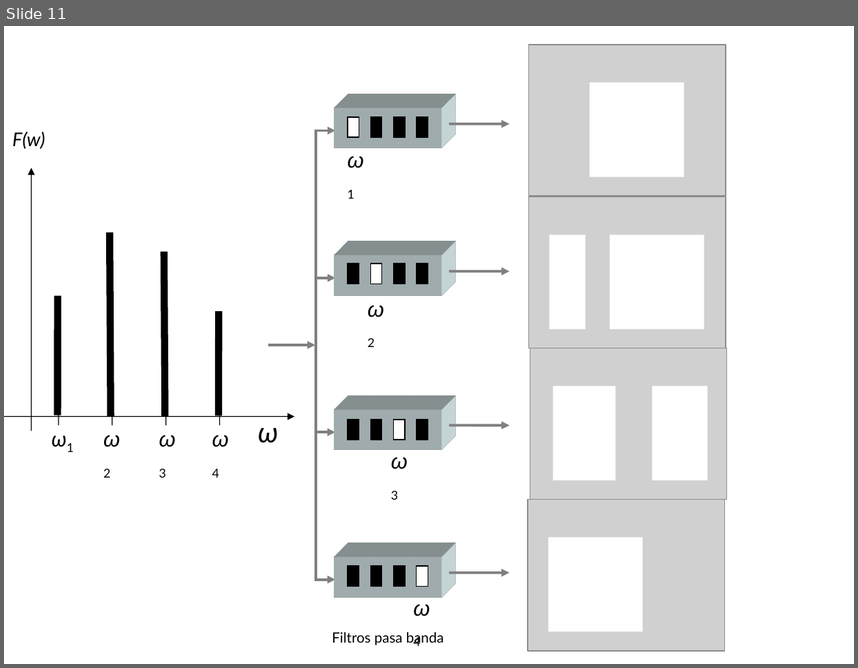
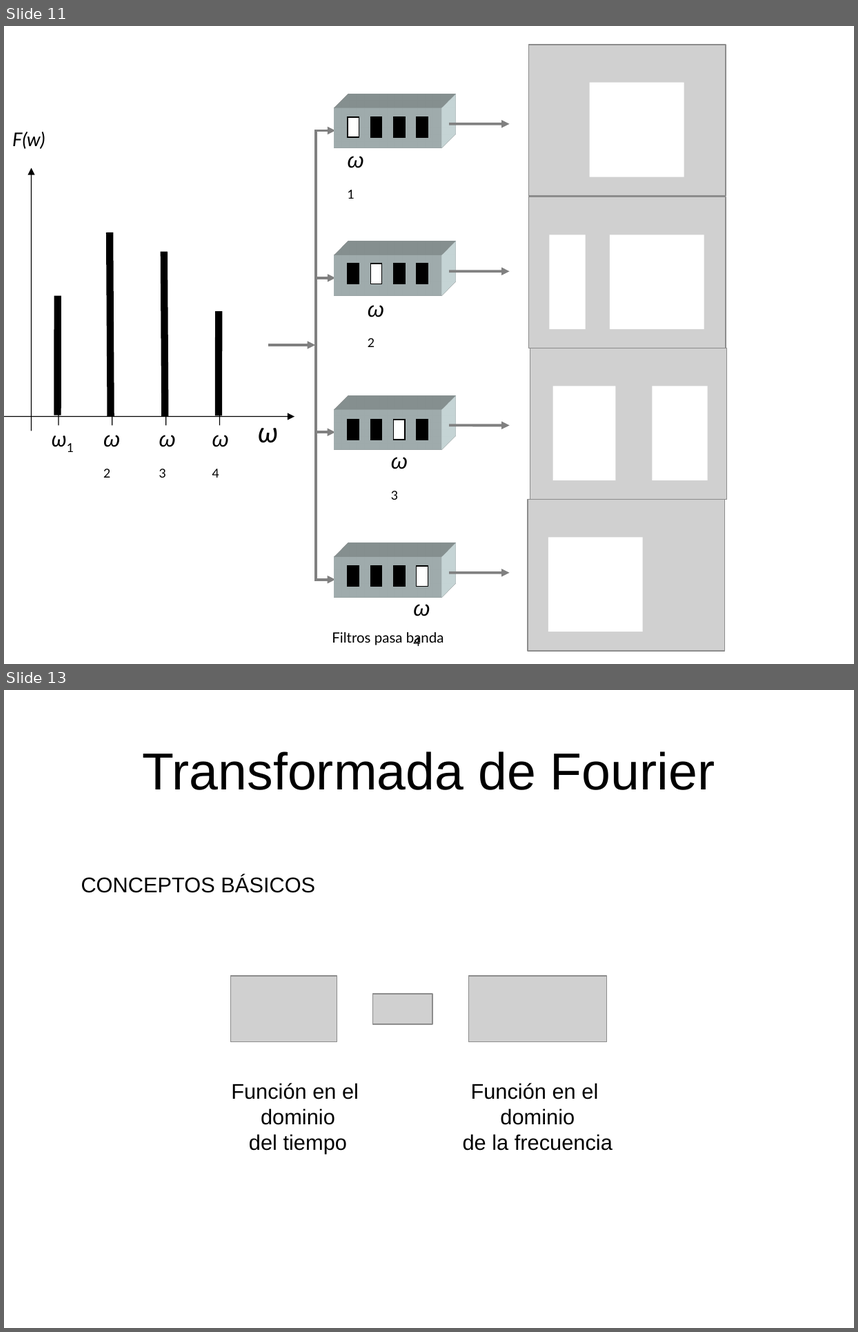
Before and after one commit to domingomery/imagenes, a slide deck: clases/Cap04_Sistemas_Lineales/presentations/IMG04_Fourier1D.pptx. Shown one above the other, each under a label of ours: slide 11 before the commit, slides 11 and 13 after it; the slides between them are not shown. The pictures are 858x668 and 858x1332 pixels, drawn with LibreOffice and Linux fonts; fonts in the diff are those of the drawing; grey boxes stand for pictures. Boxes give left, top, right and bottom in pixels: in the first picture for what was removed or moved away, otherwise in the second. Text is boxed around its words. In the diff, an @@ line names an element or a change of style, - is before the commit and + after.

```diff
--- a/clases/Cap04_Sistemas_Lineales/presentations/IMG04_Fourier1D.pptx
+++ b/clases/Cap04_Sistemas_Lineales/presentations/IMG04_Fourier1D.pptx
@@ slide 13 added at (4,690,854,1328), background #FFFFFF @@
@@ title added at (143,751,715,790), 44 pt, text #000000 @@
+Transformada de Fourier
@@ text added at (81,876,315,893), 18 pt, text #000000 @@
+CONCEPTOS BÁSICOS
@@ picture added at (230,976,337,1042) @@
@@ picture added at (468,976,606,1042) @@
@@ picture added at (373,994,432,1024) @@
@@ text added at (231,1083,359,1153), 18 pt, text #000000 @@
+Función en el
+dominio
+del tiempo
@@ text added at (463,1083,613,1150), 18 pt, text #000000 @@
+Función en el
+dominio
+de la frecuencia
```
Also in this commit, not shown: 9 other slides added, 12 other files.
